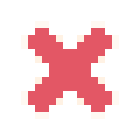
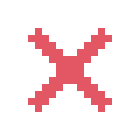
Before/after of a 140 x 140 layered artwork. What changed in the layer stack:
renamed "delete.png" to "Background", painted on it over [21, 21, 119, 119]
